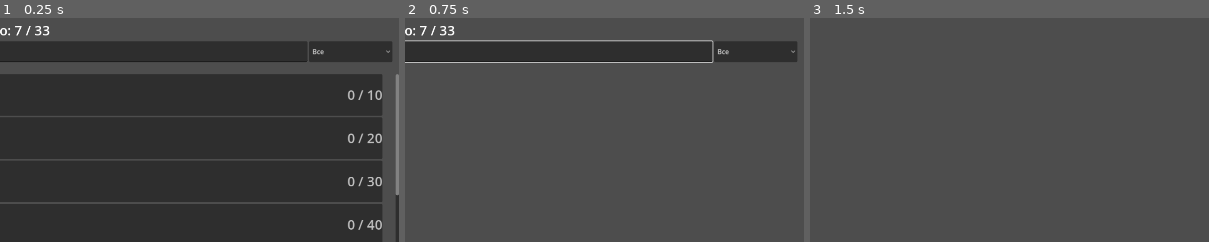
Above: before the commit, frames 1-3 (left to right).
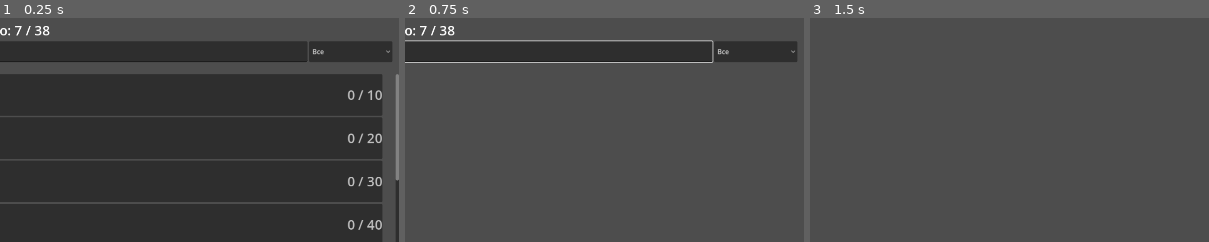
Above: after the commit, the same moments.

Repository: abletoburntheweb/RhythmFall
Game: Godot game, scene res://scenes/achievements/achievements_screen.tscn
Two runs of this game, one before a commit and one after it. Both use one fixed random seed, a clock stepped at 60 frames per second and the inputs below. This scene is started directly instead of the project's main scene.
Inputs (mouse positions are % of the whole screen's width and height, from its top left):
- Up to frame 1 (0.25 s): no input
- Up to frame 2 (0.75 s): click (44, 15) at 0.52 s; type "12" at 0.6 s
- Up to frame 3 (1.5 s): click "Назад" at 1.25 s
The pictures show only the part of the screen within x 50-100%, y 7-57%; the shares and areas given below are measured in that part.

The runs differ from the first frame. In frame 1, 0.1% of the frame differs, in the area x 10-100%, y 3-80%; in frame 2, less than 0.1%; in frame 3, nothing differs.

Commit message:
add playtime achievements

Diff:
--- a/data/achievements_data.json
+++ b/data/achievements_data.json
@@ -362,6 +362,61 @@
 			"total": 1.0,
 			"unlock_date": "29 Дек 2025, 03:48",
 			"unlocked": true
+		},
+		{
+			"category": "playtime",
+			"current": 3244,
+			"description": "Провести в игре 1 час",
+			"id": 34.0,
+			"image": "res://assets/achievements/music_lover_beginner.png",
+			"title": "Начинающий меломан",
+			"total": 3600.0,
+			"unlock_date": null,
+			"unlocked": false
+		},
+		{
+			"category": "playtime",
+			"current": 3244,
+			"description": "Провести в игре 5 часов",
+			"id": 35.0,
+			"image": "res://assets/achievements/passionate_listener.png",
+			"title": "Страстный слушатель",
+			"total": 18000.0,
+			"unlock_date": null,
+			"unlocked": false
+		},
+		{
+			"category": "playtime",
+			"current": 3244,
+			"description": "Провести в игре 10 часов",
+			"id": 36.0,
+			"image": "res://assets/achievements/rhythm_fan.png",
+			"title": "Поклонник ритма",
+			"total": 36000.0,
+			"unlock_date": null,
+			"unlocked": false
+		},
+		{
+			"category": "playtime",
+			"current": 3244,
+			"description": "Провести в игре 50 часов",
+			"id": 37.0,
+			"image": "res://assets/achievements/syncopation_master.png",
+			"title": "Мастер синкоп",
+			"total": 180000.0,
+			"unlock_date": null,
+			"unlocked": false
+		},
+		{
+			"category": "playtime",
+			"current": 3244,
+			"description": "Провести в игре 200 часов",
+			"id": 38.0,
+			"image": "res://assets/achievements/stage_legend.png",
+			"title": "Легенда сцены",
+			"total": 720000.0,
+			"unlock_date": null,
+			"unlocked": false
 		}
 	]
 }
--- a/logic/achievement_manager.gd
+++ b/logic/achievement_manager.gd
@@ -496,3 +496,30 @@
 
 	unlock_achievement_by_id(achievement_id)
 	print("AchievementManager: Ачивка 'Музыкальная память' разблокирована для песни %s." % song_path)
+
+func check_playtime_achievements(player_data_mgr_override = null):
+	var pdm = player_data_mgr_override if player_data_mgr_override != null else player_data_mgr
+	if not pdm:
+		print("[AchievementManager] check_playtime_achievements: player_data_mgr не передан.")
+		return
+
+	var total_play_time_seconds = pdm.get_total_play_time_seconds()
+	print("[AchievementManager] Проверка ачивок времени. Всего секунд: ", total_play_time_seconds)
+
+	for achievement in achievements:
+		if achievement.get("category", "") == "playtime":
+			var achievement_id = achievement.id
+			var required_seconds = achievement.get("total", 0.0)
+			var current_progress = achievement.get("current", 0.0)
+
+			achievement.current = total_play_time_seconds
+			print("[AchievementManager] Ачивка ", achievement_id, " (", achievement.title, "). Требуется: ", required_seconds, " сек. Текущий прогресс: ", total_play_time_seconds, " сек.")
+
+			if not achievement.get("unlocked", false):
+				if total_play_time_seconds >= required_seconds:
+					_perform_unlock(achievement)
+					print("[AchievementManager] Ачивка ", achievement_id, " (", achievement.title, ") разблокирована!")
+				else:
+					print("[AchievementManager] Ачивка ", achievement_id, " (", achievement.title, ") пока не разблокирована.")
+			else:
+				print("[AchievementManager] Ачивка ", achievement_id, " (", achievement.title, ") уже разблокирована.")
--- a/logic/achievement_system.gd
+++ b/logic/achievement_system.gd
@@ -74,3 +74,8 @@
 
 func check_drum_storm_achievement():
 	achievement_manager.check_drum_storm_achievement(player_data_manager)
+
+func on_playtime_changed(new_time_formatted: String):
+	print("[AchievementSystem] on_playtime_changed вызван. Новое время: ", new_time_formatted)
+	achievement_manager.check_playtime_achievements(player_data_manager)
+	achievement_manager.save_achievements()
--- a/logic/player_data_manager.gd
+++ b/logic/player_data_manager.gd
@@ -43,7 +43,6 @@
 func _init():
 	_load()
 	_total_play_time_seconds = _play_time_string_to_seconds(data.get("total_play_time", "00:00"))
-
 
 	var default_items = [
 		"kick_default",
@@ -154,6 +153,12 @@
 
 func set_game_engine_reference(engine):
 	game_engine_reference = engine
+	if game_engine_reference:
+		var achievement_system = game_engine_reference.get_achievement_system() if game_engine_reference.has_method("get_achievement_system") else null
+		if achievement_system and achievement_system.has_method("on_playtime_changed"):
+			self.total_play_time_changed.connect(achievement_system.on_playtime_changed)
+		else:
+			printerr("[PlayerDataManager] Не удалось подключить сигнал total_play_time_changed к AchievementSystem!")
 
 func add_delayed_achievement(achievement_data: Dictionary):
 	delayed_achievements.append(achievement_data)
@@ -478,3 +483,6 @@
 
 func get_total_play_time_formatted() -> String:
 	return data.get("total_play_time", "00:00")
+
+func get_total_play_time_seconds() -> int:
+	return _total_play_time_seconds
